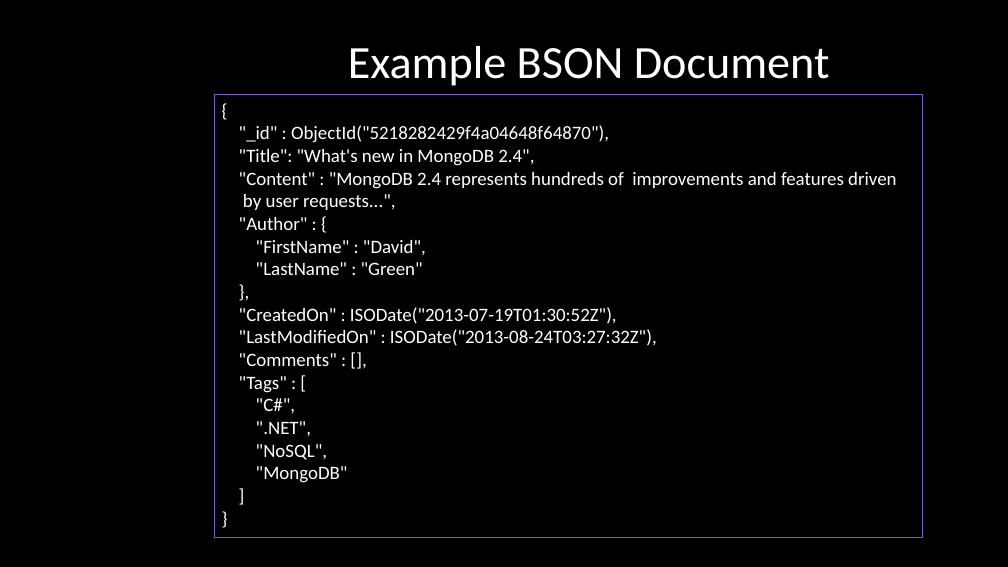
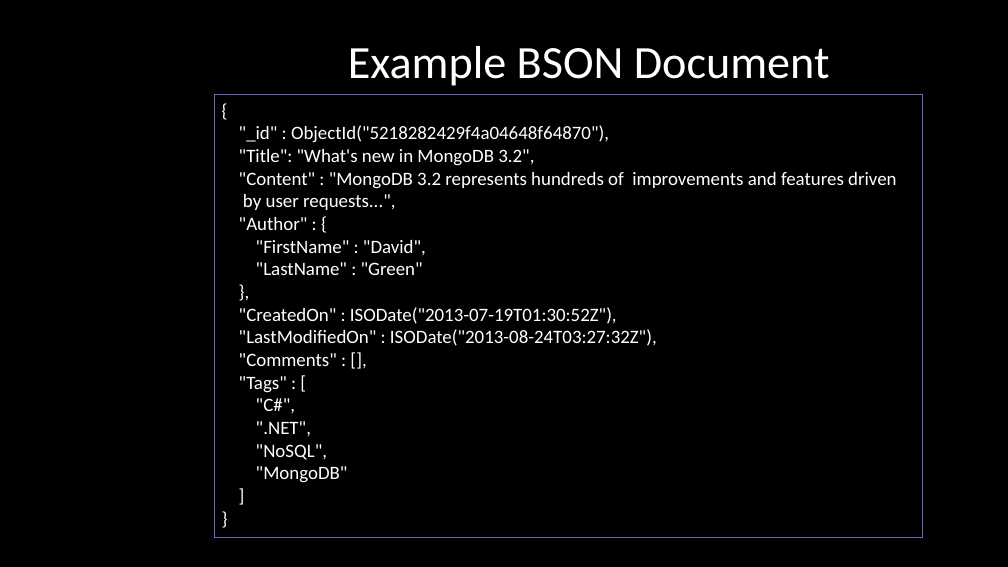
Before and after one commit to davidjeet/NoSQL-Whirlwind, a slide deck: slide 16 of NoSQLWhirlwind supprting images.pptx. Drawn at 1008x567 pixels with LibreOffice and Linux fonts; fonts in the diff are those of the drawing. Boxes give left, top, right and bottom in pixels: in the first picture for what was removed or moved away, otherwise in the second. Text is boxed around its words. In the diff, an @@ line names an element or a change of style, - is before the commit and + after.

```diff
--- a/NoSQLWhirlwind supprting images.pptx
+++ b/NoSQLWhirlwind supprting images.pptx
@@ text in rectangle at <box>239,149,896,210</box>: text changed @@
-"Title": "What's new in MongoDB 2.4",
-"Content" : "MongoDB 2.4 represents hundreds of improvements and features driven by user requests...",
+"Title": "What's new in MongoDB 3.2",
+"Content" : "MongoDB 3.2 represents hundreds of improvements and features driven by user requests...",
```
Also in this commit, not shown: 38 other files.
